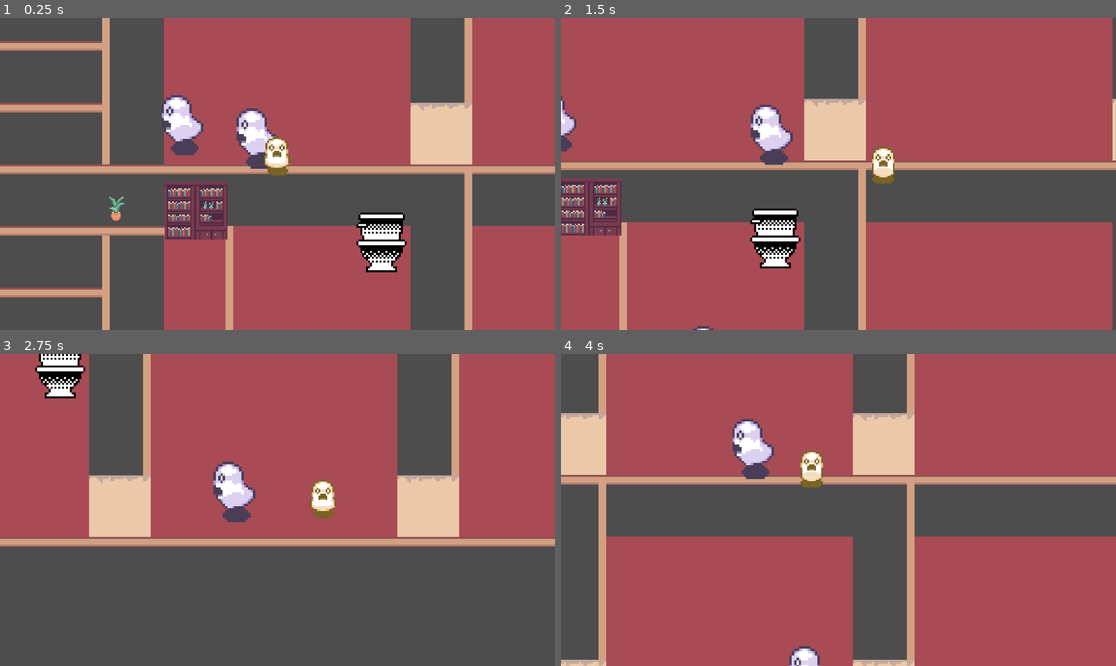
Above: before the commit, frames 1-4 (two rows, left to right).
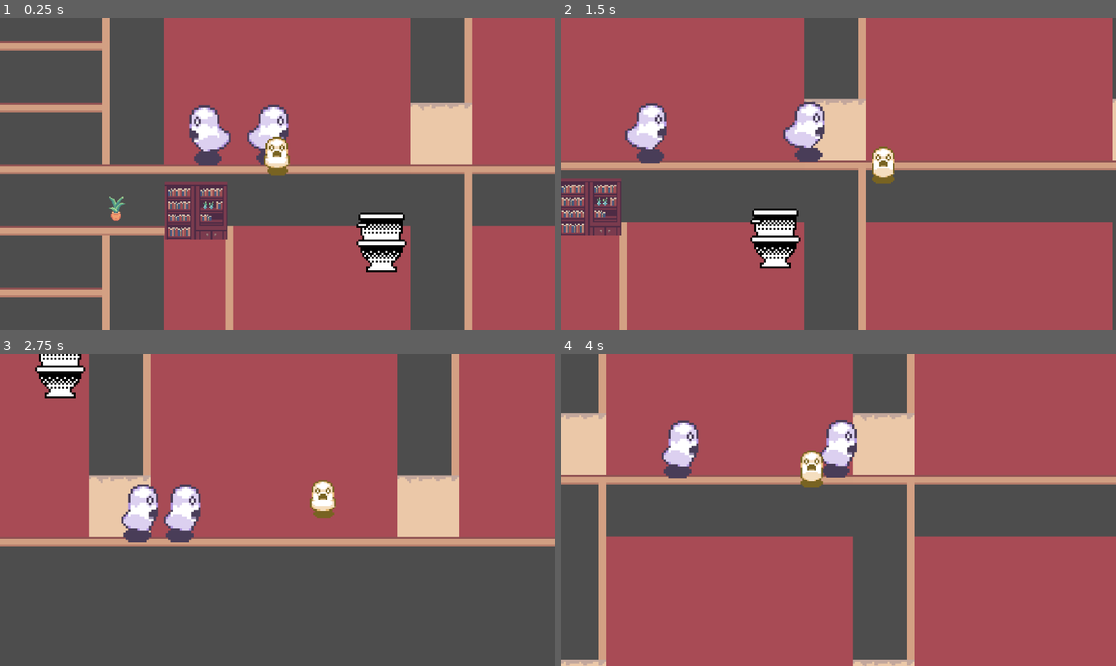
Above: after the commit, the same moments.

Repository: lykarevalde/GameJam
Game: Godot game, scene res://scenes/game_scene.tscn
Two runs of this game, one before a commit and one after it. Both use one fixed random seed, a clock stepped at 60 frames per second and the inputs below.
Inputs:
- Up to frame 1 (0.25 s): no input
- Up to frame 2 (1.5 s): tap Enter (ui_accept) at 0.5, 0.77 s; hold Right (ui_right) 0.53-1.28 s; hold Down (ui_down) from 1.28 s (still down)
- Up to frame 3 (2.75 s): tap Enter (ui_accept) at 1.52 s; release Down (ui_down) at 2.03 s; hold Right (ui_right) from 2.03 s (still down)
- Up to frame 4 (4 s): release Right (ui_right) at 2.78 s; hold Up (ui_up) 2.78-3.53 s; tap Enter (ui_accept) at 3.02, 3.77 s; hold Left (ui_left) from 3.53 s (still down)

The runs differ from the first frame. In frame 1, 2.9% of the frame differs, in the area x 29-53%, y 24-49%; in frame 2, 3.3%, in the area x 0-48%, y 24-100%; in frame 3, 2.9%; in frame 4, 3.2%.
Error after the commit: Cannot call method 'get_children' on a null value. (res://scripts/game_scene.gd:6)

Commit message:
fixed kids npc
walking is fine now and collision but theres only 2 per floor

Diff:
--- a/scenes/game_scene.tscn
+++ b/scenes/game_scene.tscn
@@ -7,6 +7,7 @@
 [ext_resource type="PackedScene" uid="uid://cv0hye7m1iv11" path="res://scenes/shelf.tscn" id="4_bw6k5"]
 [ext_resource type="PackedScene" uid="uid://dsr4nt81mbrbd" path="res://scenes/furniture.tscn" id="5_y3j0m"]
 [ext_resource type="PackedScene" uid="uid://6ioljxwyvxol" path="res://scenes/kids.tscn" id="6_rurhu"]
+[ext_resource type="Script" uid="uid://cd0rhdruhnqo7" path="res://scripts/kid_spawner.gd" id="8_b5spy"]
 
 [sub_resource type="TileSetAtlasSource" id="TileSetAtlasSource_onqr8"]
 texture = ExtResource("1_onqr8")
@@ -217,6 +218,18 @@
 physics_layer_0/collision_mask = 0
 sources/1 = SubResource("TileSetAtlasSource_onqr8")
 
+[sub_resource type="Curve2D" id="Curve2D_kk2rg"]
+_data = {
+"points": PackedVector2Array(0, 0, 0, 0, 2, 73, 0, 0, 0, 0, 402, 75, 0, 0, 0, 0, -39, 74, 0, 0, 0, 0, 2, 73)
+}
+point_count = 4
+
+[sub_resource type="Curve2D" id="Curve2D_utbpp"]
+_data = {
+"points": PackedVector2Array(0, 0, 0, 0, -27, 203, 0, 0, 0, 0, 401, 204, 0, 0, 0, 0, -38, 203, 0, 0, 0, 0, -27, 203)
+}
+point_count = 4
+
 [node name="game scene" type="Node2D"]
 script = ExtResource("1_kk2rg")
 npc_scene = ExtResource("6_rurhu")
@@ -248,19 +261,14 @@
 [node name="Furniture" parent="." instance=ExtResource("5_y3j0m")]
 position = Vector2(76, 112)
 
-[node name="kids" parent="." instance=ExtResource("6_rurhu")]
-position = Vector2(2, 75)
-collision_layer = 2
-collision_mask = 4
-
-[node name="Floor1spawn1" type="Marker2D" parent="kids"]
-position = Vector2(0, -11.666664)
-
-[node name="Floor1spawn2" type="Marker2D" parent="kids"]
-position = Vector2(535, -6.666666)
-
-[node name="Floor2spawn1" type="Marker2D" parent="kids"]
-position = Vector2(48.333332, 196.66664)
-
-[node name="Floor2spawn2" type="Marker2D" parent="kids"]
-position = Vector2(560, 191.66666)
+[node name="Floor1Path" type="Path2D" parent="."]
+curve = SubResource("Curve2D_kk2rg")
+
+[node name="Floor2Path" type="Path2D" parent="."]
+curve = SubResource("Curve2D_utbpp")
+
+[node name="kidSpawner" type="Node2D" parent="." node_paths=PackedStringArray("floor1_path", "floor2_path")]
+script = ExtResource("8_b5spy")
+npc_scene = ExtResource("6_rurhu")
+floor1_path = NodePath("../Floor1Path")
+floor2_path = NodePath("../Floor2Path")
--- a/scenes/kids.tscn
+++ b/scenes/kids.tscn
@@ -1,23 +1,10 @@
-[gd_scene load_steps=13 format=3 uid="uid://6ioljxwyvxol"]
+[gd_scene load_steps=9 format=3 uid="uid://6ioljxwyvxol"]
 
 [ext_resource type="Script" uid="uid://qxfad2budqlc" path="res://scripts/kids.gd" id="1_5078q"]
 [ext_resource type="Texture2D" uid="uid://bmgaahbc1kjp7" path="res://assets/enemy_placeholder.png" id="1_mr8v6"]
 
-[sub_resource type="AtlasTexture" id="AtlasTexture_5078q"]
-atlas = ExtResource("1_mr8v6")
-region = Rect2(192, 64, 64, 64)
-
-[sub_resource type="AtlasTexture" id="AtlasTexture_3jmun"]
-atlas = ExtResource("1_mr8v6")
-region = Rect2(128, 64, 64, 64)
-
-[sub_resource type="AtlasTexture" id="AtlasTexture_6ulgm"]
-atlas = ExtResource("1_mr8v6")
-region = Rect2(64, 64, 64, 64)
-
-[sub_resource type="AtlasTexture" id="AtlasTexture_mywnb"]
-atlas = ExtResource("1_mr8v6")
-region = Rect2(0, 64, 64, 64)
+[sub_resource type="CapsuleShape2D" id="CapsuleShape2D_nm0dp"]
+radius = 9.0
 
 [sub_resource type="AtlasTexture" id="AtlasTexture_qt31u"]
 atlas = ExtResource("1_mr8v6")
@@ -39,23 +26,6 @@
 animations = [{
 "frames": [{
 "duration": 1.0,
-"texture": SubResource("AtlasTexture_5078q")
-}, {
-"duration": 1.0,
-"texture": SubResource("AtlasTexture_3jmun")
-}, {
-"duration": 1.0,
-"texture": SubResource("AtlasTexture_6ulgm")
-}, {
-"duration": 1.0,
-"texture": SubResource("AtlasTexture_mywnb")
-}],
-"loop": true,
-"name": &"left",
-"speed": 5.0
-}, {
-"frames": [{
-"duration": 1.0,
 "texture": SubResource("AtlasTexture_qt31u")
 }, {
 "duration": 1.0,
@@ -68,23 +38,21 @@
 "texture": SubResource("AtlasTexture_sl5o8")
 }],
 "loop": true,
-"name": &"right",
+"name": &"walk",
 "speed": 5.0
 }]
-
-[sub_resource type="CapsuleShape2D" id="CapsuleShape2D_nm0dp"]
-radius = 9.0
 
 [node name="kids" type="CharacterBody2D"]
 scale = Vector2(0.6, 0.6)
 script = ExtResource("1_5078q")
 
-[node name="AnimatedSprite2D" type="AnimatedSprite2D" parent="."]
-sprite_frames = SubResource("SpriteFrames_5sdkf")
-animation = &"left"
-
 [node name="CollisionShape2D" type="CollisionShape2D" parent="."]
 position = Vector2(-1, -9)
 shape = SubResource("CapsuleShape2D_nm0dp")
 
+[node name="AnimatedSprite2D" type="AnimatedSprite2D" parent="."]
+sprite_frames = SubResource("SpriteFrames_5sdkf")
+animation = &"walk"
+frame_progress = 0.46915194
+
 [node name="Timer" type="Timer" parent="."]
--- /dev/null
+++ b/scripts/kid_spawner.gd
@@ -0,0 +1,22 @@
+extends Node2D
+
+@export var npc_scene: PackedScene
+@export var floor1_path: Path2D
+@export var floor2_path: Path2D
+@export var npc_per_floor := 5
+
+func _ready():
+	spawn_npcs(floor1_path, npc_per_floor)
+	spawn_npcs(floor2_path, npc_per_floor)
+
+func spawn_npcs(path: Path2D, count: int):
+	for i in range(count):
+		var follow = PathFollow2D.new()
+		follow.rotates = false
+		# spread evenly along path
+		follow.progress_ratio = i / float(count)
+		path.add_child(follow)
+
+		var npc = npc_scene.instantiate()
+		npc.position = Vector2.ZERO
+		follow.add_child(npc)
--- a/scripts/kids.gd
+++ b/scripts/kids.gd
@@ -1,30 +1,46 @@
 extends CharacterBody2D
 
-@export var speed := 50.0
-@export var min_walk_time := 0.5
-@export var max_walk_time := 1.0
-@export var min_y := 200
-@export var max_y := 300
+@export var speed := 60.0
+@export var min_turn_time := 1.0
+@export var max_turn_time := 3.0
 
-var direction := 0
-@onready var timer: Timer = $Timer
+@onready var path_follow := get_parent() as PathFollow2D
+@onready var anim := $AnimatedSprite2D
+@onready var turn_timer := $Timer
+
+var direction := 1
+var last_x := 0.0
 
 func _ready():
 	randomize()
-	choose_new_direction()
+	direction = [-1, 1].pick_random()
+	anim.play("walk")
+	last_x = global_position.x
+
+	start_turn_timer()
 
 func _physics_process(delta):
-	velocity.x = direction * speed
-	move_and_slide()
+	path_follow.progress += speed * direction * delta
 
+	# Reverse at path ends (hard stop)
+	if path_follow.progress_ratio >= 1.0 and direction == 1:
+		direction = -1
+	elif path_follow.progress_ratio <= 0.0 and direction == -1:
+		direction = 1
 
-	# Keep NPC on its floor
-	if global_position.y < min_y:
-		direction = 1
-	elif global_position.y > max_y:
-		direction = -1
+	# Flip based on actual movement
+	var dx = global_position.x - last_x
+	if abs(dx) > 0.01:
+		anim.flip_h = dx < 0
+	last_x = global_position.x
 
-func choose_new_direction():
-	direction = [-1, 1].pick_random()  # always moves
-	timer.wait_time = randf_range(min_walk_time, max_walk_time)
-	timer.start()
+func start_turn_timer():
+	turn_timer.wait_time = randf_range(min_turn_time, max_turn_time)
+	turn_timer.start()
+
+func _on_Timer_timeout():
+	# Randomly decide whether to turn around
+	if randf() < 0.5:
+		direction *= -1
+
+	start_turn_timer()
Not shown: 1 places in scenes/game_scene.tscn that only renumber resources
Not shown, added: scripts/kid_spawner.gd.uid
